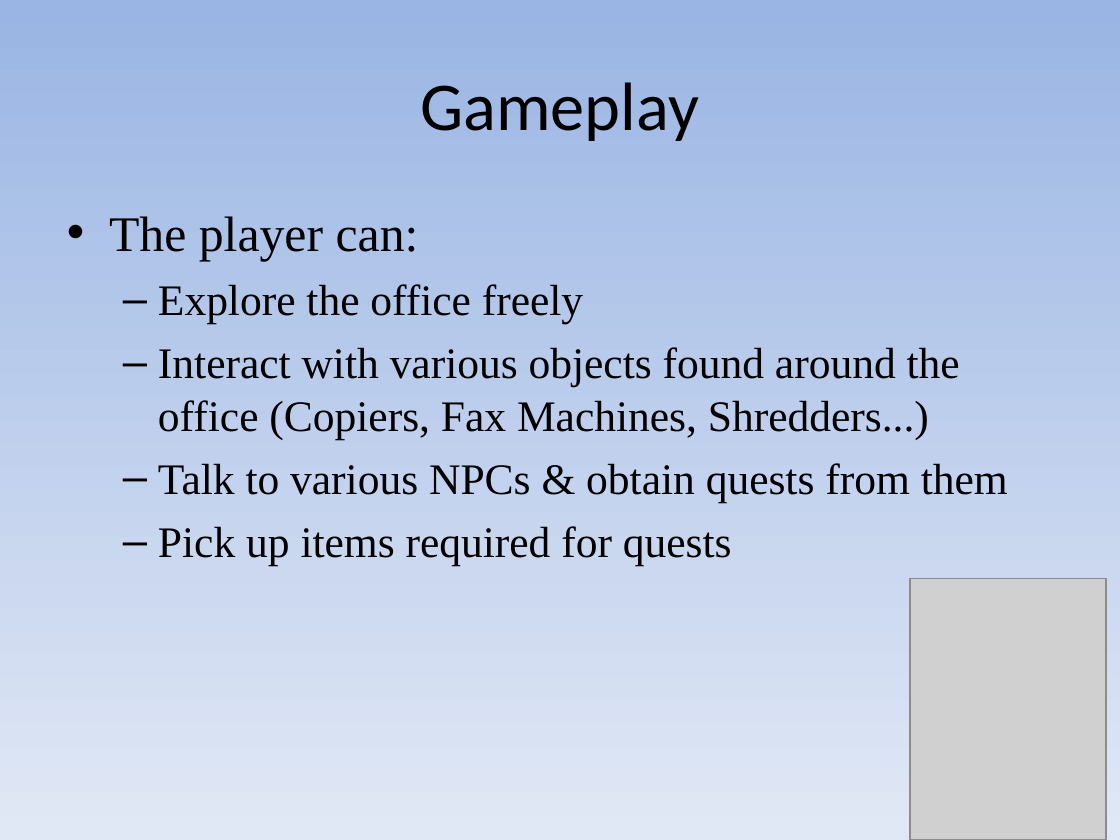
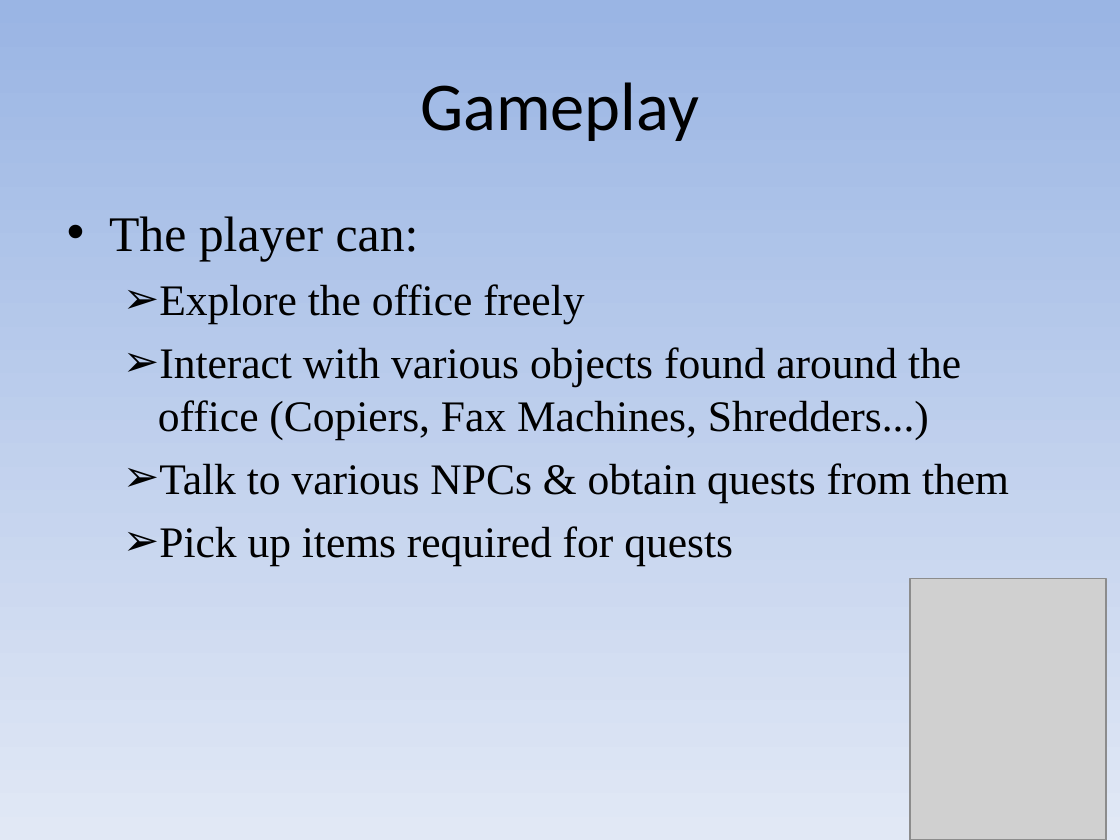
Before and after one commit to bambams/intern-quest-old, a slide deck: slide 6 of docs/proposal_show.pps. Drawn at 1120x840 pixels with LibreOffice and Linux fonts; fonts in the diff are those of the drawing; grey boxes stand for pictures. Boxes give left, top, right and bottom in pixels: in the first picture for what was removed or moved away, otherwise in the second. Text is boxed around its words. In the diff, an @@ line names an element or a change of style, - is before the commit and + after.

Commit message:
fixed bullet style :)

```diff
--- a/docs/proposal_show.pps
+++ b/docs/proposal_show.pps
@@ text at [158, 284, 1009, 566]: bullet – to ➢ @@
```
